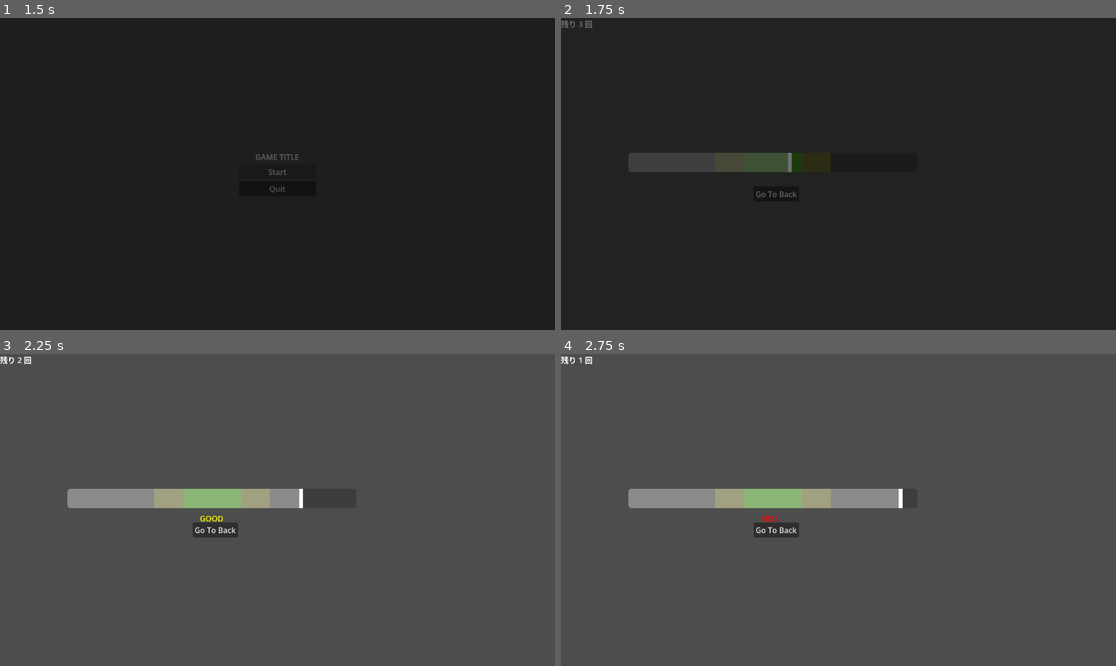
Above: before the commit, frames 1-4 (two rows, left to right).
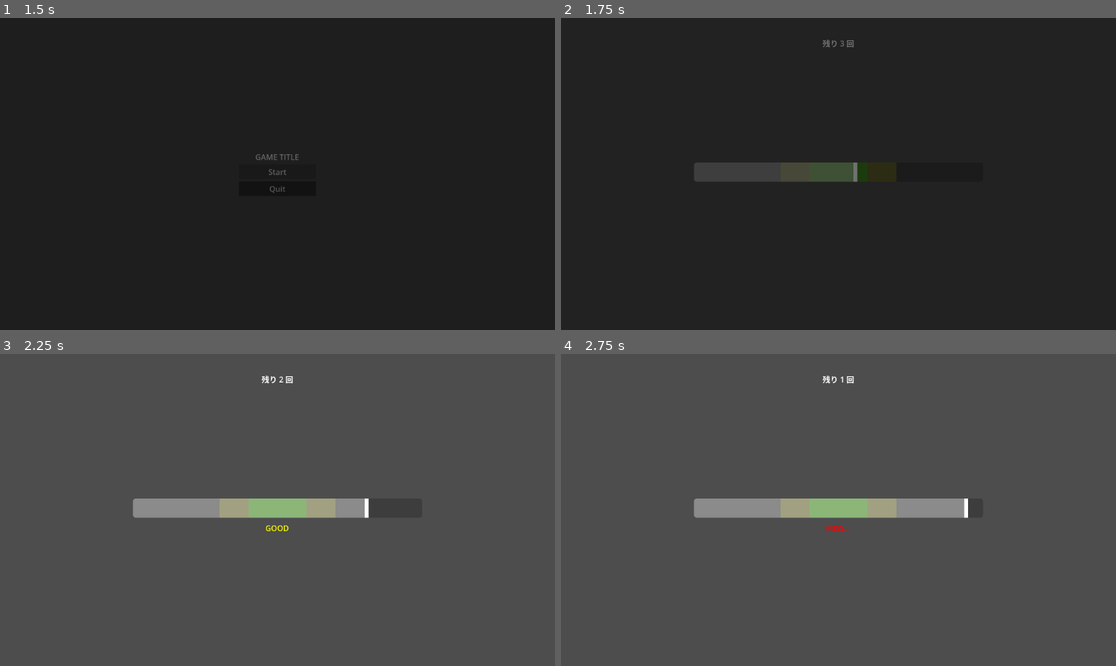
Above: after the commit, the same moments.

Repository: koichini/godot-lab-timing
Game: Godot game, scene res://scenes/Main.tscn
Same seed, same stepped clock (60 frames per second), same inputs: the game is played once before the commit and once after it.
Inputs:
- Up to frame 1 (1.5 s): click "Start" at 0.5 s; click "Start" at 1.25 s
- Up to frame 2 (1.75 s): no input
- Up to frame 3 (2.25 s): tap Enter (ui_accept) at 2 s
- Up to frame 4 (2.75 s): tap Enter (ui_accept) at 2.27 s

Frame 1 is identical in both runs. In frame 2, 2.8% of the frame differs, in the area x 0-56%, y 0-58%; in frame 3, 4.4%; in frame 4, 4.9%, in the area x 0-74%, y 0-59%.

Commit message:
fix: adjust GameScreen UI layout to match 1152x648 resolution
Co-Authored-By: Claude Sonnet 4.6 <noreply@anthropic.com>

Diff:
--- a/scenes/GameScreen.tscn
+++ b/scenes/GameScreen.tscn
@@ -24,72 +24,79 @@
 [node name="GameUI" type="Control" parent="UI" unique_id=1007539682]
 layout_mode = 3
 anchors_preset = 0
-offset_right = 40.0
-offset_bottom = 40.0
+offset_right = 1152.0
+offset_bottom = 648.0
+
+[node name="CountLabel" type="Label" parent="UI/GameUI" unique_id=2057452807]
+layout_mode = 0
+offset_left = 476.0
+offset_top = 40.0
+offset_right = 676.0
+offset_bottom = 70.0
+horizontal_alignment = 1
 
 [node name="ZoneGood" type="ColorRect" parent="UI/GameUI" unique_id=347733956]
 layout_mode = 0
-offset_left = 320.0
-offset_top = 280.0
-offset_right = 560.0
-offset_bottom = 320.0
+offset_left = 456.0
+offset_top = 300.0
+offset_right = 696.0
+offset_bottom = 340.0
 color = Color(1, 1, 0, 0.3)
 
 [node name="ZonePerfect" type="ColorRect" parent="UI/GameUI" unique_id=172864560]
 layout_mode = 0
-offset_left = 380.0
-offset_top = 280.0
-offset_right = 500.0
-offset_bottom = 320.0
+offset_left = 516.0
+offset_top = 300.0
+offset_right = 636.0
+offset_bottom = 340.0
 color = Color(0, 1, 0, 0.4)
 
 [node name="Bar" type="ProgressBar" parent="UI/GameUI" unique_id=1943631966]
 layout_mode = 0
-offset_left = 140.0
-offset_top = 280.0
-offset_right = 740.0
-offset_bottom = 320.0
+offset_left = 276.0
+offset_top = 300.0
+offset_right = 876.0
+offset_bottom = 340.0
 max_value = 600.0
 value = 300.0
 show_percentage = false
 
 [node name="Marker" type="ColorRect" parent="UI/GameUI" unique_id=142175555]
 layout_mode = 0
-offset_left = 140.0
-offset_top = 280.0
-offset_right = 148.0
-offset_bottom = 320.0
+offset_left = 572.0
+offset_top = 300.0
+offset_right = 580.0
+offset_bottom = 340.0
 
 [node name="JudgeLabel" type="Label" parent="UI/GameUI" unique_id=1655840286]
 layout_mode = 0
-offset_left = 140.0
-offset_top = 330.0
-offset_right = 740.0
-offset_bottom = 390.0
+offset_left = 276.0
+offset_top = 350.0
+offset_right = 876.0
+offset_bottom = 410.0
 horizontal_alignment = 1
 
-[node name="CountLabel" type="Label" parent="UI/GameUI" unique_id=2057452807]
-layout_mode = 0
-offset_right = 40.0
-offset_bottom = 23.0
-
 [node name="ResultUI" type="Control" parent="UI" unique_id=1104824655]
+visible = false
 layout_mode = 3
 anchors_preset = 0
-offset_right = 40.0
-offset_bottom = 40.0
+offset_right = 1152.0
+offset_bottom = 648.0
 
 [node name="ScoreLabel" type="Label" parent="UI/ResultUI" unique_id=350147996]
 layout_mode = 0
-offset_right = 40.0
-offset_bottom = 23.0
+offset_left = 376.0
+offset_top = 280.0
+offset_right = 776.0
+offset_bottom = 340.0
+horizontal_alignment = 1
 
 [node name="BackButton" type="Button" parent="UI/ResultUI" unique_id=2138963337]
 layout_mode = 0
-offset_left = 400.0
-offset_top = 350.0
-offset_right = 494.0
-offset_bottom = 381.0
+offset_left = 516.0
+offset_top = 370.0
+offset_right = 636.0
+offset_bottom = 410.0
 text = "Go To Back"
 
 [connection signal="pressed" from="UI/ResultUI/BackButton" to="." method="_on_back_button_pressed"]
